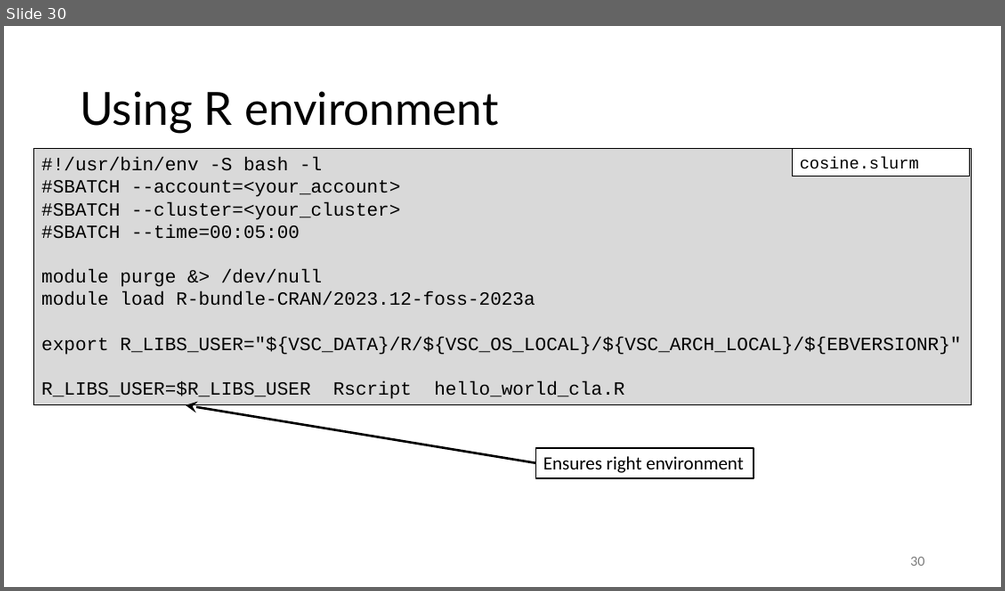
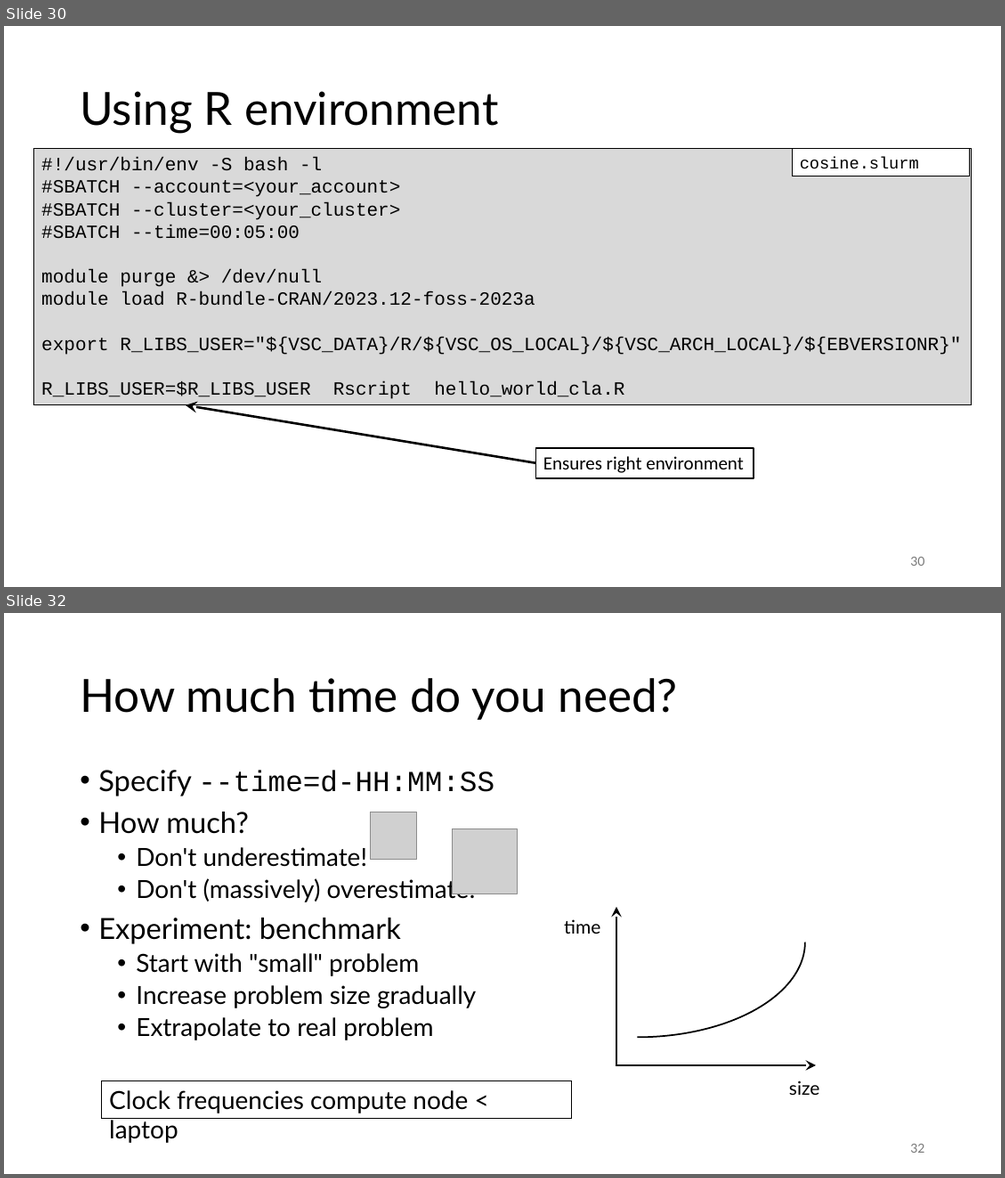
Before and after one commit to gjbex/Best-practices-for-data-science-on-HPC, a slide deck: best_practices_for_data_science_on_hpc.pptx. Shown one above the other, each under a label of ours: slide 30 before the commit, slides 30 and 32 after it; the slides between them are not shown. The pictures are 1005x591 and 1005x1178 pixels, drawn with LibreOffice and Linux fonts; fonts in the diff are those of the drawing; grey boxes stand for pictures. Boxes give left, top, right and bottom in pixels: in the first picture for what was removed or moved away, otherwise in the second. Text is boxed around its words. In the diff, an @@ line names an element or a change of style, - is before the commit and + after.

Commit message:
Add slides on walltime and memory benchmarking

```diff
--- a/best_practices_for_data_science_on_hpc.pptx
+++ b/best_practices_for_data_science_on_hpc.pptx
@@ slide 32 added at (4,613,1001,1174), background #FFFFFF @@
@@ title added at (80,678,678,720), 44 pt, text #000000 @@
+How much time do you need?
@@ text added at (98,770,494,1040), 24 pt, text #000000 @@
+• Specify --time=d-HH:MM:SS
+• How much?
+  • Don't underestimate!
+  • Don't (massively) overestimate!
+• Experiment: benchmark
+  • Start with "small" problem
+  • Increase problem size gradually
+  • Extrapolate to real problem
@@ picture added at (371,811,417,860) @@
@@ picture added at (453,828,518,893) @@
@@ group added at (469,847,819,1094): 2 arrows, 2 texts, 1 arc (boxed as its full ellipse) @@
+size
+time
@@ rectangle added at (102,1080,572,1118), outline #000000 0.75 pt, 24 pt, text #000000 @@
+Clock frequencies compute node < laptop
@@ page number added at (910,1143,924,1152), 12 pt, text #797979 @@
+32
```
Also in this commit, not shown: 11 other slides added.
